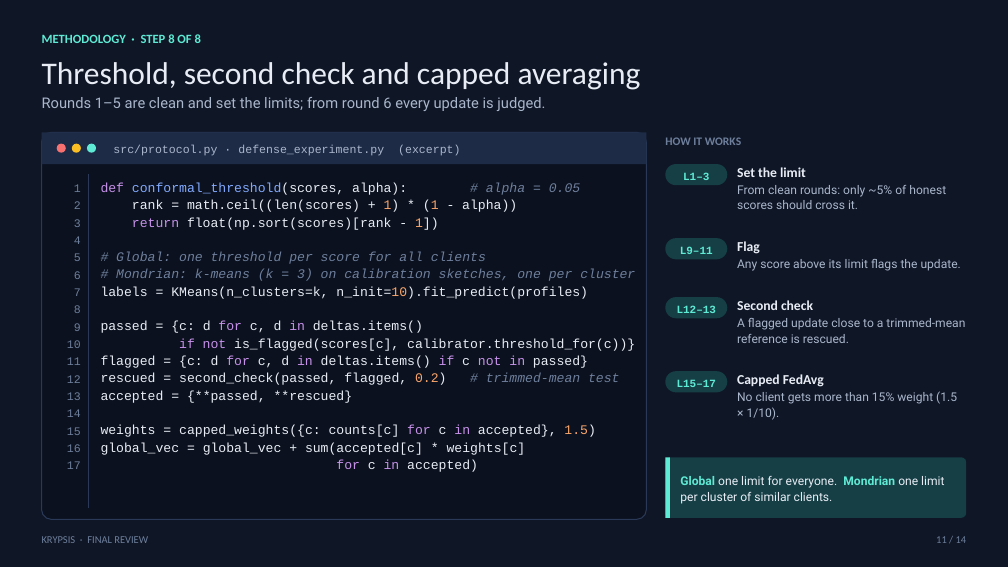
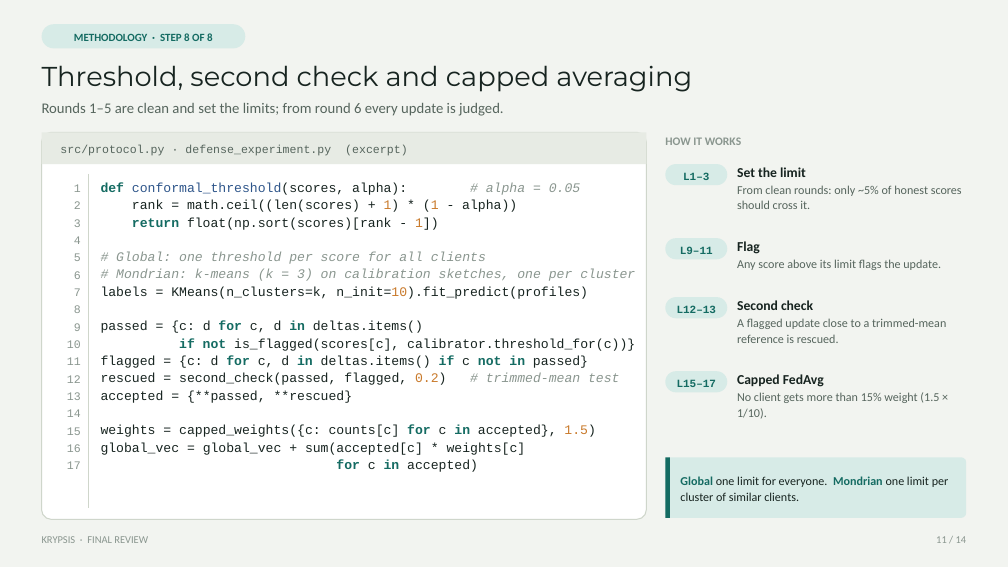
Before and after one commit to Vinudharshini18/Krypsis-A-network-intrusion-detection-system, a slide deck: slide 11 of presentation/Krypsis_Final_Review.pptx. Drawn at 1008x567 pixels with LibreOffice and Linux fonts; fonts in the diff are those of the drawing. Boxes give left, top, right and bottom in pixels: in the first picture for what was removed or moved away, otherwise in the second. Text is boxed around its words. In the diff, an @@ line names an element or a change of style, - is before the commit and + after.

Commit message:
Final review deck: use the look of the first class deck

```diff
--- a/presentation/Krypsis_Final_Review.pptx
+++ b/presentation/Krypsis_Final_Review.pptx
@@ rectangle at box(0, 0, 1008, 567): fill #0F1626 to #F2F4F0 @@
@@ text "METHODOLOGY · STEP 8 OF ..." at box(74, 33, 213, 41): size 12 to 10.5 pt, text colour #5EEAD4 to #146B62; alignment left to centre; vertical alignment top to middle @@
@@ rounded rectangle added at box(42, 24, 245, 48), fill #D7EBE7 @@
@@ text "Threshold, second check and capped ..." at box(42, 65, 692, 92): size 30 to 26 pt, font Calibri to Montserrat, text colour #E8EDF5 to #172420 @@
@@ text "Rounds 1–5 are clean and ..." at box(42, 103, 504, 116): font Roboto to Calibri, text colour #A9B6CB to #56655D @@
@@ rounded rectangle at box(42, 132, 647, 520): fill #0B111E to #FFFFFF; outline #2A3958 1 pt to #CFD6CB 1 pt @@
@@ rectangle at box(42, 132, 647, 164): fill #1E2B46 to #E7EBE4 @@
@@ ellipse removed at box(57, 144, 66, 153) @@
@@ text "src/protocol.py · defense_experiment.py (excerpt)": place and size @@
-text "src/protocol.py · defense_experiment.py (excerpt)" at box(113, 145, 460, 156)
+text "src/protocol.py · defense_experiment.py (excerpt)" at box(60, 145, 407, 156)
@@ text "src/protocol.py · defense_experiment.py (excerpt)" at box(60, 145, 407, 156): text colour #A9B6CB to #56655D @@
@@ ellipse removed at box(72, 144, 81, 153) @@
@@ ellipse removed at box(87, 144, 96, 153) @@
@@ text colour #6E7F9C to #8A968F in 4 elements at box(42, 536, 148, 543), box(936, 536, 967, 543), box(67, 184, 81, 469), box(665, 137, 741, 145) @@
@@ line (88, 174) - (88, 508): stroke #2A3958 0.75 pt to #CFD6CB 0.75 pt @@
@@ text "def conformal_threshold(scores, alpha): # alpha ..." at box(101, 182, 635, 472): text colour #C792EA to #146B62, bold on in "def", "return", "for in", "if not" and 3 more places; text colour #82AAFF to #2E558A in "conformal_threshold(scores,"; text colour #E8EDF5 to #172420 in "conformal_threshold(scores, alpha):", "rank = math.ceil((len(scores) + 1) * (1 ...", "float(np.sort(scores)[rank - 1])", "labels = KMeans(n_clusters=k, n_init=10).fit_predict(profile ..." and 8 more places; text colour #6E7F9C to #8A968F in "# alpha = 0.05", "# Global: one threshold per score for ...", "# Mondrian: k-means (k = 3) on ...", "# trimmed-mean test"; text colour #F9A66C to #C97A2B in "1) (1", "1])", "n_init=10).fit_predict(profiles)", "0.2)" and 1 more places @@
@@ text "Set the limit" at box(737, 167, 962, 209): text colour #E8EDF5 to #172420 in "Set the limit"; font Roboto to Calibri, text colour #A9B6CB to #56655D in "From clean rounds: only ~5% of honest ..." @@
@@ text "Flag" at box(737, 241, 941, 270): text colour #E8EDF5 to #172420 in "Flag"; font Roboto to Calibri, text colour #A9B6CB to #56655D @@
@@ text "Second check" at box(737, 300, 946, 343): text colour #E8EDF5 to #172420 in "Second check"; font Roboto to Calibri, text colour #A9B6CB to #56655D in "A flagged update close to a trimmed-mean ..." @@
@@ text colour #5EEAD4 to #146B62 in 4 elements at box(683, 172, 709, 180), box(680, 246, 713, 254), box(677, 305, 716, 313), box(677, 379, 716, 387) @@
@@ text "Capped FedAvg" at box(737, 374, 939, 419): text colour #E8EDF5 to #172420 in "Capped FedAvg"; font Roboto to Calibri, text colour #A9B6CB to #56655D in "No client gets more than 15% weight ..." @@
@@ fill #163F45 to #D7EBE7 in 5 elements at box(665, 164, 727, 185), box(665, 238, 727, 259), box(665, 297, 727, 318), box(665, 371, 727, 392), box(665, 457, 966, 518) @@
@@ rectangle at box(665, 457, 670, 518): fill #5EEAD4 to #146B62 @@
@@ text "Global one limit for everyone. ..." at box(680, 476, 949, 501): font Roboto to Calibri; text colour #5EEAD4 to #146B62 in "Global Mondrian"; text colour #E8EDF5 to #172420 in "one limit for everyone. one limit per ..." @@
```
Also in this commit, not shown: 13 other slides changed, 1 other file.
